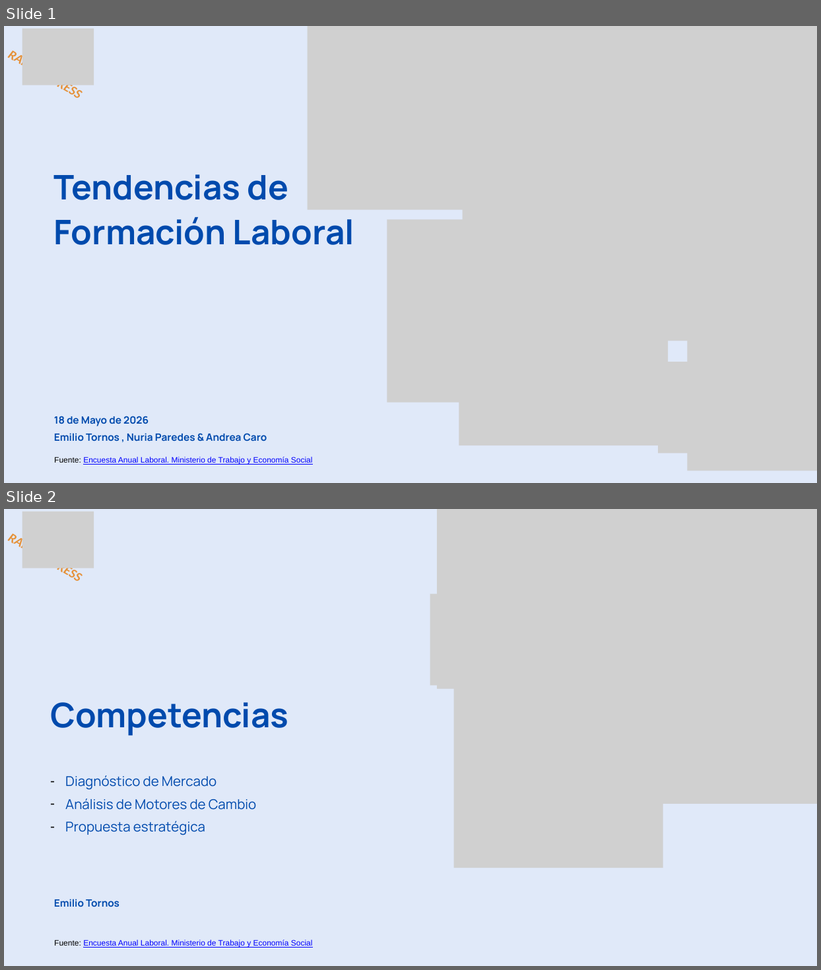
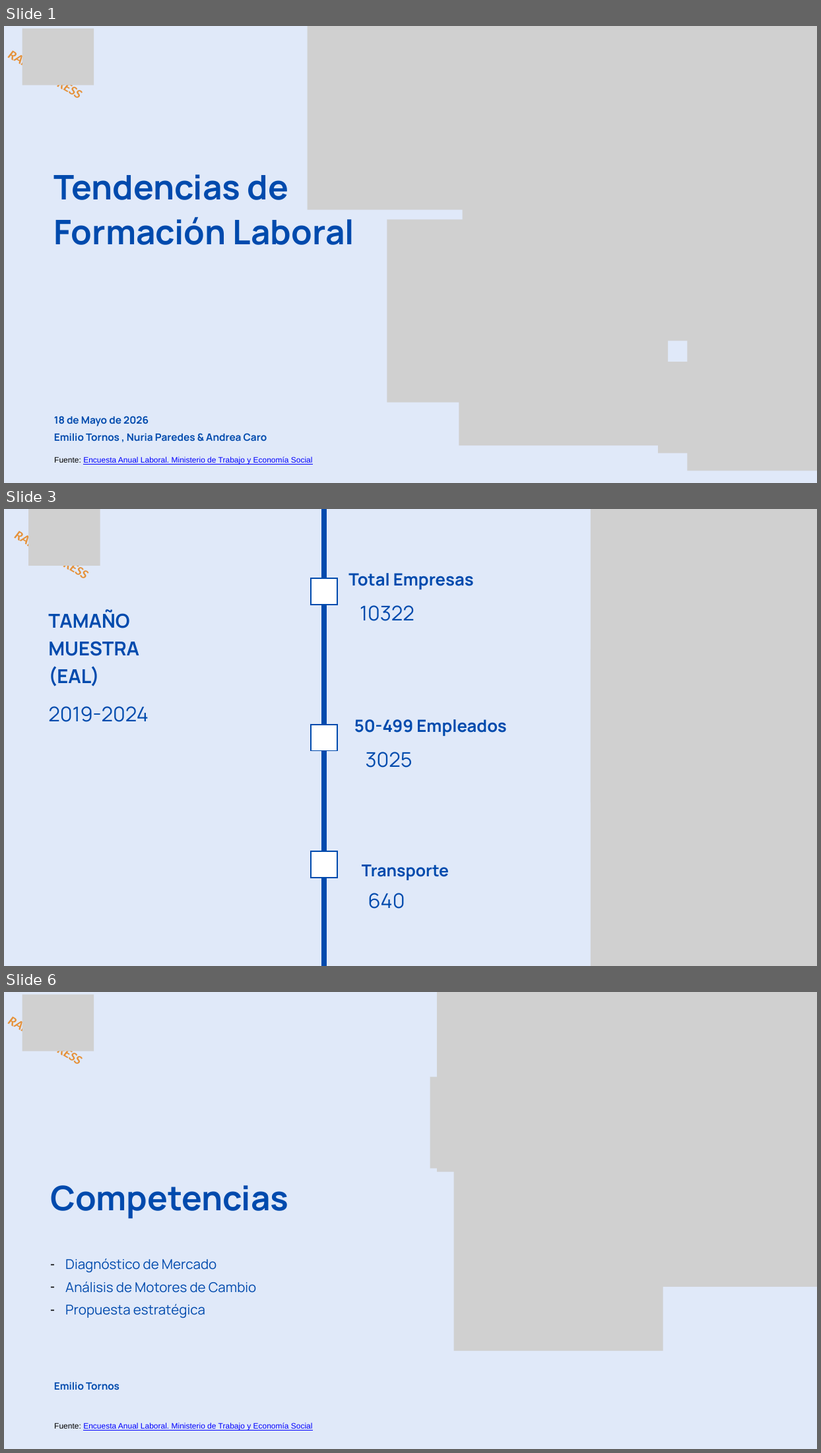
Before and after one commit to ITACADEMYprojectes/ProjecteData, a slide deck: Equip_28/Results/Analisis_PAP_and_ABL_RapidExpres_2026_11_05.pptx. Shown one above the other, each under a label of ours: slides 1 and 2 before the commit, slides 1, 3 and 6 after it; the slides between them are not shown. The pictures are 821x970 and 821x1453 pixels, drawn with LibreOffice and Linux fonts; fonts in the diff are those of the drawing; grey boxes stand for pictures. Boxes give left, top, right and bottom in pixels: in the first picture for what was removed or moved away, otherwise in the second. Text is boxed around its words. In the diff, an @@ line names an element or a change of style, - is before the commit and + after.

```diff
--- a/Equip_28/Results/Analisis_PAP_and_ABL_RapidExpres_2026_11_05.pptx
+++ b/Equip_28/Results/Analisis_PAP_and_ABL_RapidExpres_2026_11_05.pptx
@@ slide 3 added at box(4, 509, 817, 966), background #E0E9F9 @@
@@ text added at box(4, 521, 98, 593), 23 pt, text #E69138, bold, italic @@
+RAPID EXPRESS
@@ picture added at box(28, 509, 100, 566) @@
@@ line added from (324, 509) to (324, 966), #004AAD 9 pt @@
@@ picture added at box(591, 509, 817, 803) @@
@@ freeform shape added at box(311, 578, 337, 604), fill #FFFFFF, outline #004AAD 2.25 pt @@
@@ text added at box(349, 573, 474, 590), 30 pt, text #004AAD, bold @@
+Total Empresas
@@ text added at box(360, 605, 415, 621), 36 pt, text #004AAD @@
+10322
@@ text added at box(48, 610, 139, 687), 34 pt, text #004AAD, bold @@
+TAMAÑO
+MUESTRA
+(EAL)
@@ picture added at box(591, 650, 817, 966) @@
@@ text added at box(48, 706, 149, 722), 36 pt, text #004AAD @@
+2019-2024
@@ freeform shape added at box(311, 725, 337, 751), fill #FFFFFF, outline #004AAD 2.25 pt @@
@@ text added at box(354, 720, 506, 736), 30 pt, text #004AAD, bold @@
+50-499 Empleados
@@ text added at box(366, 752, 413, 768), 36 pt, text #004AAD @@
+3025
@@ freeform shape added at box(311, 852, 337, 878), fill #FFFFFF, outline #004AAD 2.25 pt @@
@@ text added at box(362, 865, 449, 881), 29 pt, text #004AAD, bold @@
+Transporte
@@ text added at box(368, 893, 405, 909), 36 pt, text #004AAD @@
+640
@@ what was slide 2 is now slide 6 @@
```
Also in this commit, not shown: 1 slide changed, 11 other slides added, 13 slides removed.
